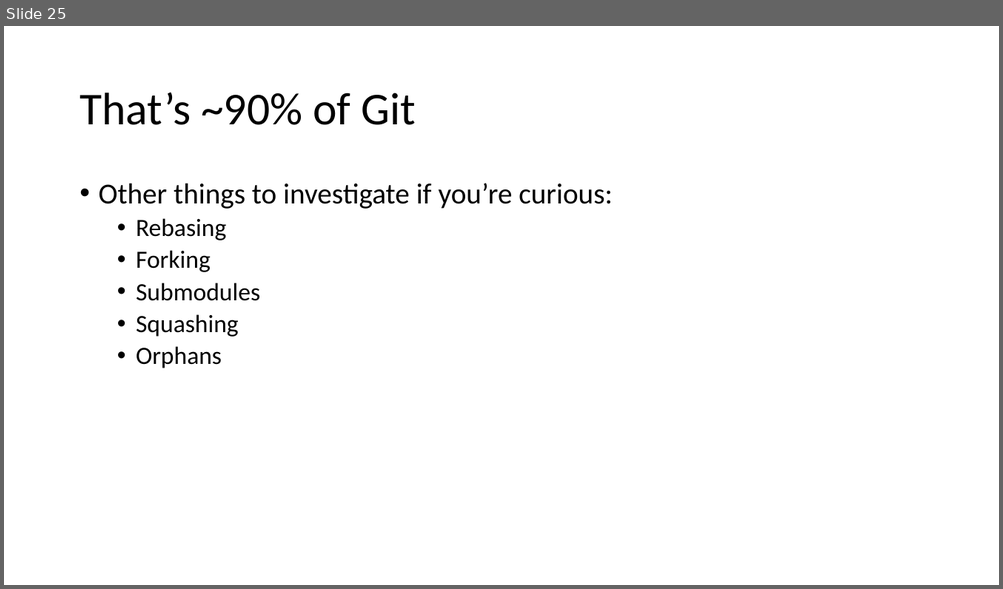
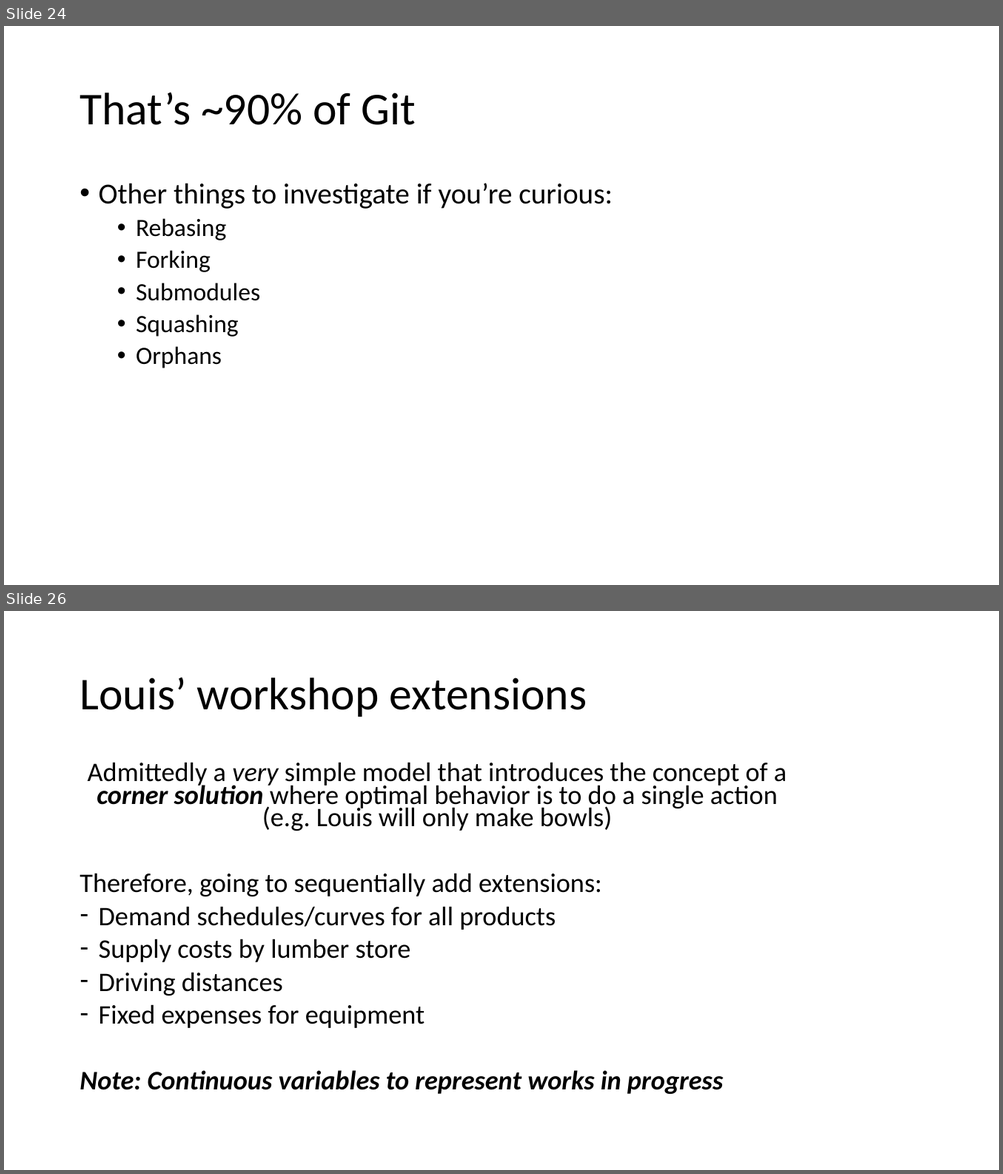
Before and after one commit to maxxb77/EBGN632_2019, a slide deck: ClassSlides/Course2.pptx. Shown one above the other, each under a label of ours: slide 25 before the commit, slides 24 and 26 after it; the slides between them are not shown. The pictures are 1003x589 and 1003x1174 pixels, drawn with LibreOffice and Linux fonts; fonts in the diff are those of the drawing. Boxes give left, top, right and bottom in pixels: in the first picture for what was removed or moved away, otherwise in the second. Text is boxed around its words. In the diff, an @@ line names an element or a change of style, - is before the commit and + after.

Commit message:
Adding Louis' workshop problem description and math

```diff
--- a/ClassSlides/Course2.pptx
+++ b/ClassSlides/Course2.pptx
@@ slide 26 added at [4, 611, 999, 1170], background #FFFFFF @@
@@ title added at [79, 678, 587, 717], 44 pt, text #000000 @@
+Louis’ workshop extensions
@@ text added at [79, 762, 786, 1094], 25.9 pt, text #000000 @@
+Admittedly a very simple model that introduces the concept of a corner solution where optimal behavior is to do a single action (e.g. Louis will only make bowls)
+Therefore, going to sequentially add extensions:
+– Demand schedules/curves for all products
+– Supply costs by lumber store
+– Driving distances
+– Fixed expenses for equipment
+Note: Continuous variables to represent works in progress
@@ what was slide 25 is now slide 24 @@
```
Also in this commit, not shown: 1 slide changed, 4 other slides added, 2 slides removed.
